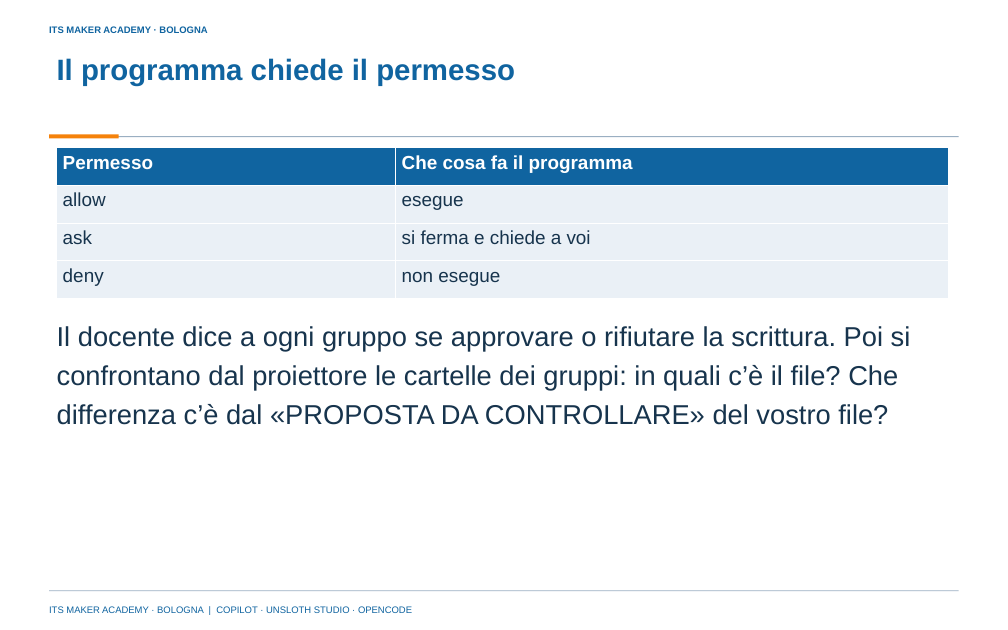
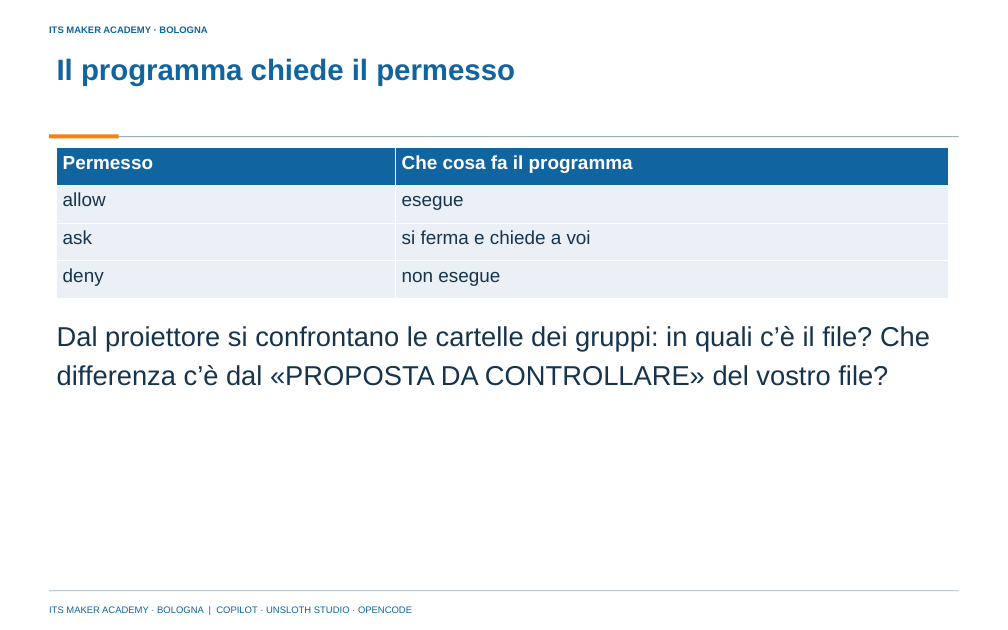
Before and after one commit to franzo9393/ITSCorso_UnslothStudio-Git, a slide deck: slide 34 of lezione 5 - coordinatore, Unsloth Studio e opencode/Lezione5_Coordinatore_Unsloth_Studio_e_opencode_ITS_MAKER.pptx. Drawn at 1008x630 pixels with LibreOffice and Linux fonts; fonts in the diff are those of the drawing; background and template pictures are left out. Boxes give left, top, right and bottom in pixels: in the first picture for what was removed or moved away, otherwise in the second. Text is boxed around its words. In the diff, an @@ line names an element or a change of style, - is before the commit and + after.

Commit message:
Lezione 5: slide senza rimandi al docente, spazio sotto le citazioni corretto nel generatore, materiali rigenerati

```diff
--- a/lezione 5 - coordinatore, Unsloth Studio e opencode/Lezione5_Coordinatore_Unsloth_Studio_e_opencode_ITS_MAKER.pptx
+++ b/lezione 5 - coordinatore, Unsloth Studio e opencode/Lezione5_Coordinatore_Unsloth_Studio_e_opencode_ITS_MAKER.pptx
@@ text at bbox=[57, 326, 930, 386]: text changed @@
-Il docente dice a ogni gruppo se approvare o rifiutare la scrittura. Poi si confrontano dal proiettore le cartelle dei gruppi: in quali c’è il file? Che differenza c’è dal «PROPOSTA DA CONTROLLARE» del vostro file?
+Dal proiettore si confrontano le cartelle dei gruppi: in quali c’è il file? Che differenza c’è dal «PROPOSTA DA CONTROLLARE» del vostro file?
```
Also in this commit, not shown: 31 other slides changed, 9 other files.
